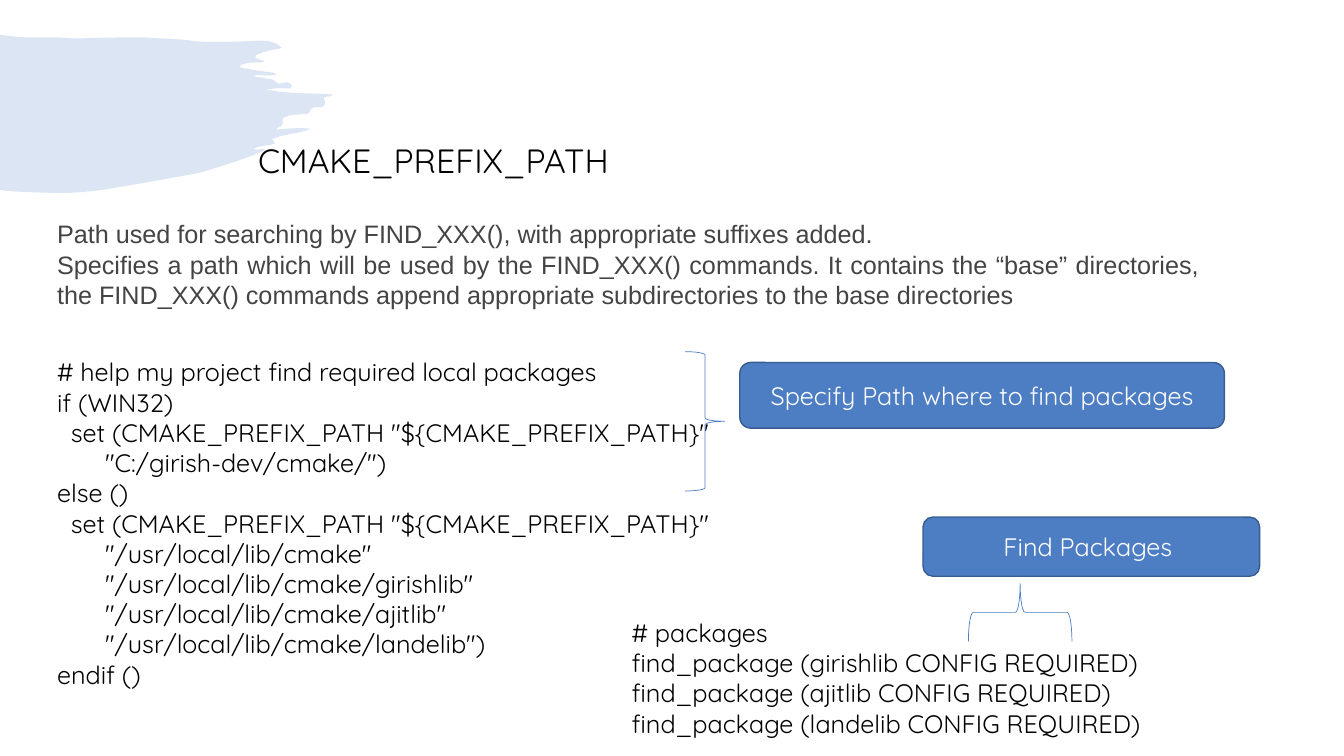
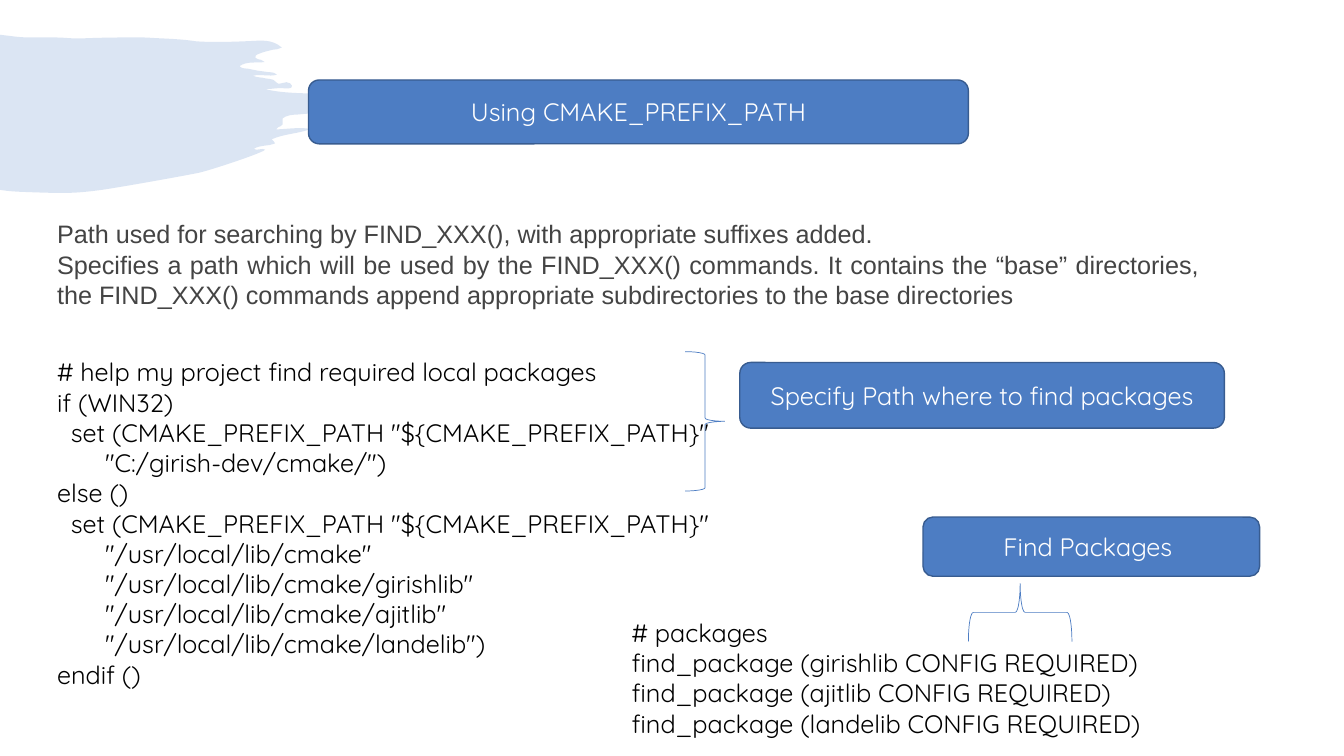
Before and after one commit to girishlande/cmake, a slide deck: slide 18 of learnings.pptx. Drawn at 1344x756 pixels with LibreOffice and Linux fonts; fonts in the diff are those of the drawing. Boxes give left, top, right and bottom in pixels: in the first picture for what was removed or moved away, otherwise in the second. Text is boxed around its words. In the diff, an @@ line names an element or a change of style, - is before the commit and + after.

```diff
--- a/learnings.pptx
+++ b/learnings.pptx
@@ rounded rectangle "Using CMAKE_PREFIX_PATH": place and size @@
-rounded rectangle "Using CMAKE_PREFIX_PATH" at box(258, 149, 609, 179)
+rounded rectangle "Using CMAKE_PREFIX_PATH" at box(309, 80, 969, 143)
@@ rounded rectangle "Using CMAKE_PREFIX_PATH" at box(309, 80, 969, 143): vertical alignment top to middle; fill none to #4D7DC3; outline none to #395C90 1 pt @@
@@ text in rounded rectangle at box(471, 103, 806, 126): text changed; size 24 to 18 pt; text colour #000000 to #FFFFFF @@
-CMAKE_PREFIX_PATH
+Using CMAKE_PREFIX_PATH
```
Also in this commit, not shown: 18 other slides changed, 2 other files.
